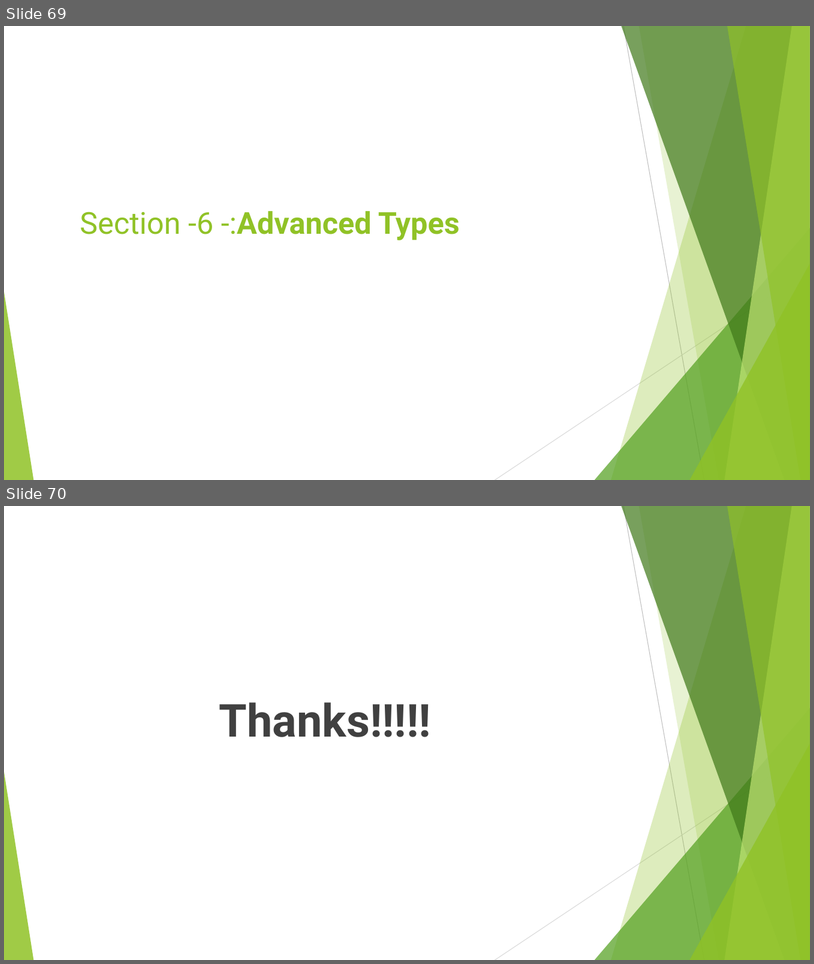
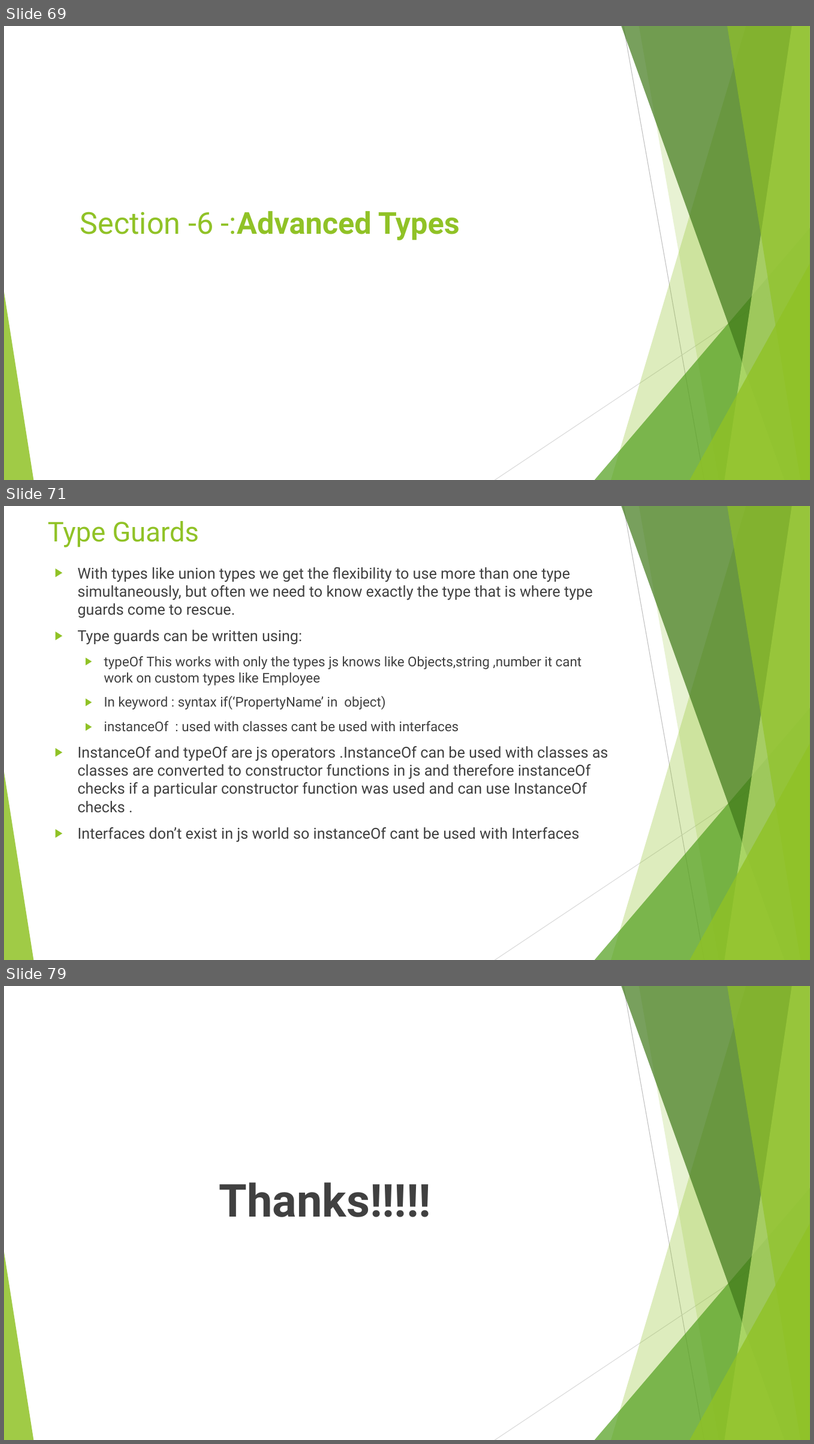
Before and after one commit to rudhrainfogain/TypeScript, a slide deck: PPT/TypeScriptv6.pptx. Shown one above the other, each under a label of ours: slides 69 and 70 before the commit, slides 69, 71 and 79 after it; the slides between them are not shown. The pictures are 814x964 and 814x1444 pixels, drawn with LibreOffice and Linux fonts; fonts in the diff are those of the drawing. Boxes give left, top, right and bottom in pixels: in the first picture for what was removed or moved away, otherwise in the second. Text is boxed around its words. In the diff, an @@ line names an element or a change of style, - is before the commit and + after.

Commit message:
AdvancedTypes Complete Code

```diff
--- a/PPT/TypeScriptv6.pptx
+++ b/PPT/TypeScriptv6.pptx
@@ slide 71 added at box(4, 506, 810, 960), background #FFFFFF; not listed: 10 template elements that a slide beside it also shows @@
@@ title added at box(48, 521, 199, 547), 32.4 pt, text #90C226 @@
+Type Guards
@@ text added at box(78, 567, 609, 842), 18 pt, text #404040 @@
+▶ With types like union types we get the flexibility to use more than one type simultaneously, but often we need to know exactly the type that is where type guards come to rescue.
+▶ Type guards can be written using:
+  ▶ typeOf This works with only the types js knows like Objects,string ,number it cant work on custom types like Employee
+  ▶ In keyword : syntax if(‘PropertyName’ in object)
+  ▶ instanceOf : used with classes cant be used with interfaces
+▶ InstanceOf and typeOf are js operators .InstanceOf can be used with classes as classes are converted to constructor functions in js and therefore instanceOf checks if a particular constructor function was used and can use InstanceOf checks .
+▶ Interfaces don’t exist in js world so instanceOf cant be used with Interfaces
@@ what was slide 70 is now slide 79 @@
```
Also in this commit, not shown: 8 other slides added, 3 other files.
